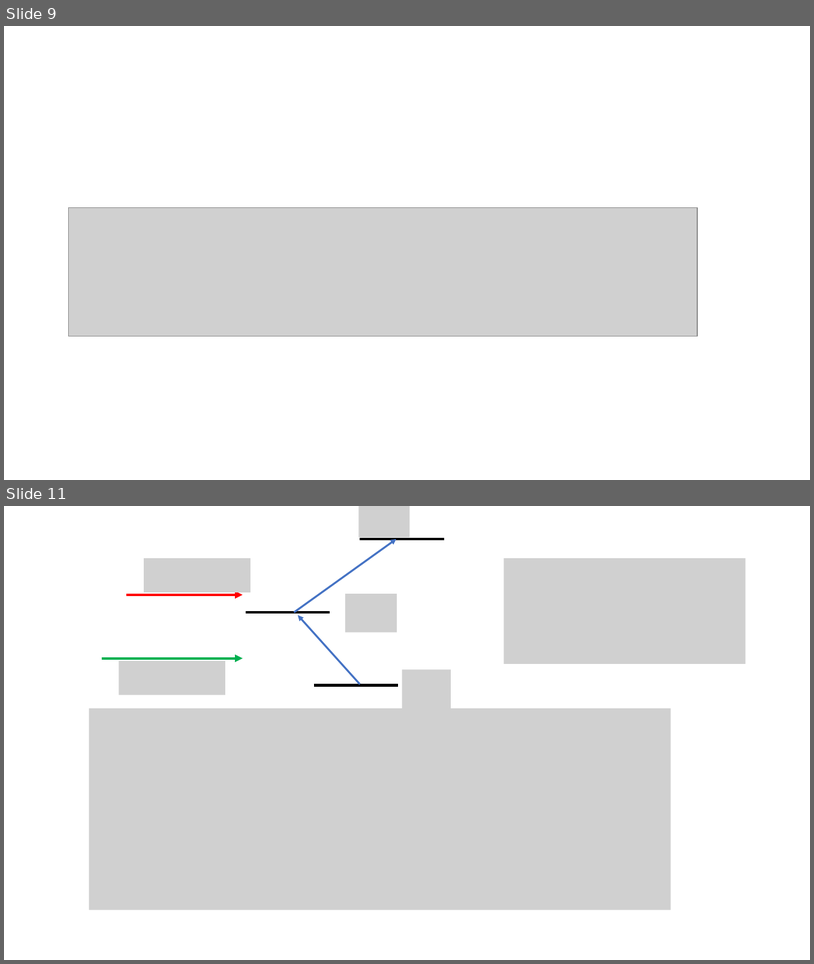
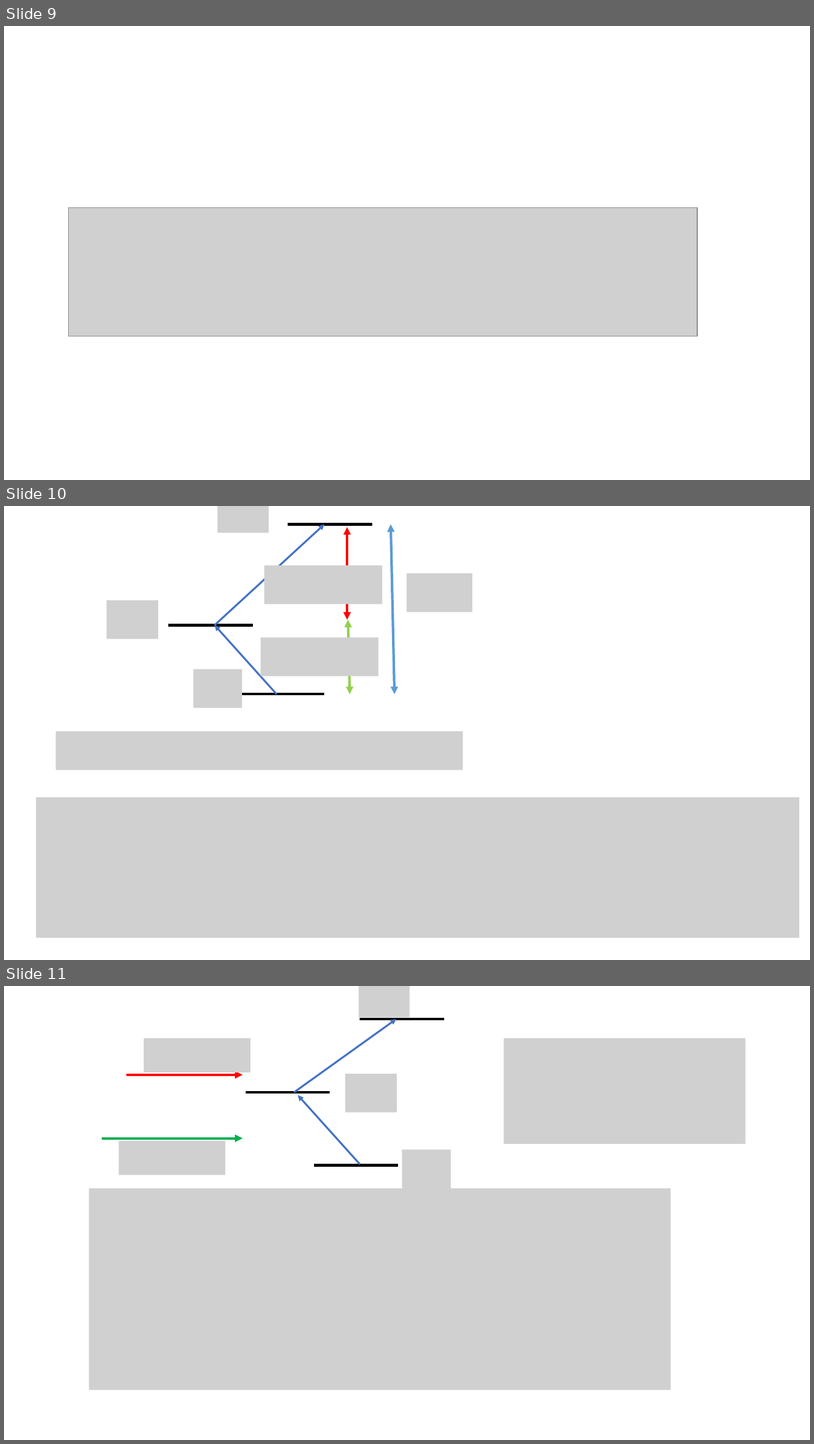
Before and after one commit to youjieyu888/circular-waveguide, a slide deck: 3-level.pptx. Shown one above the other, each under a label of ours: slides 9 and 11 before the commit, slides 9, 10 and 11 after it; the slides between them are not shown. The pictures are 814x964 and 814x1444 pixels, drawn with LibreOffice and Linux fonts; fonts in the diff are those of the drawing; grey boxes stand for pictures. Boxes give left, top, right and bottom in pixels: in the first picture for what was removed or moved away, otherwise in the second. Text is boxed around its words. In the diff, an @@ line names an element or a change of style, - is before the commit and + after.

Commit message:
ppt

```diff
--- a/3-level.pptx
+++ b/3-level.pptx
@@ slide 10 added at (4,506,810,960), background #FFFFFF @@
@@ picture added at (218,506,269,532) @@
@@ arrow added from (215, 625) to (324, 524), #4472C4 2.25 pt @@
@@ line added from (288, 524) to (372, 524), #000000 3 pt @@
@@ double arrow added from (348, 527) to (348, 620), #FF0000 3 pt @@
@@ double arrow added from (391, 524) to (395, 694), #5B9BD5 3 pt @@
@@ picture added at (265,565,383,604) @@
@@ picture added at (407,573,473,612) @@
@@ picture added at (107,600,158,639) @@
@@ line added from (168, 625) to (253, 625), #000000 3 pt @@
@@ arrow added from (277, 694) to (215, 625), #4472C4 2.25 pt @@
@@ double arrow added from (348, 620) to (350, 694), #92D050 3 pt @@
@@ picture added at (260,637,378,676) @@
@@ picture added at (194,669,242,708) @@
@@ line added from (240, 694) to (324, 694), #000000 3 pt @@
@@ picture added at (56,731,463,770) @@
@@ picture added at (36,797,800,937) @@
```
Also in this commit, not shown: 1 slide changed, 1 other slide added, 1 slide removed, 3 other files.
